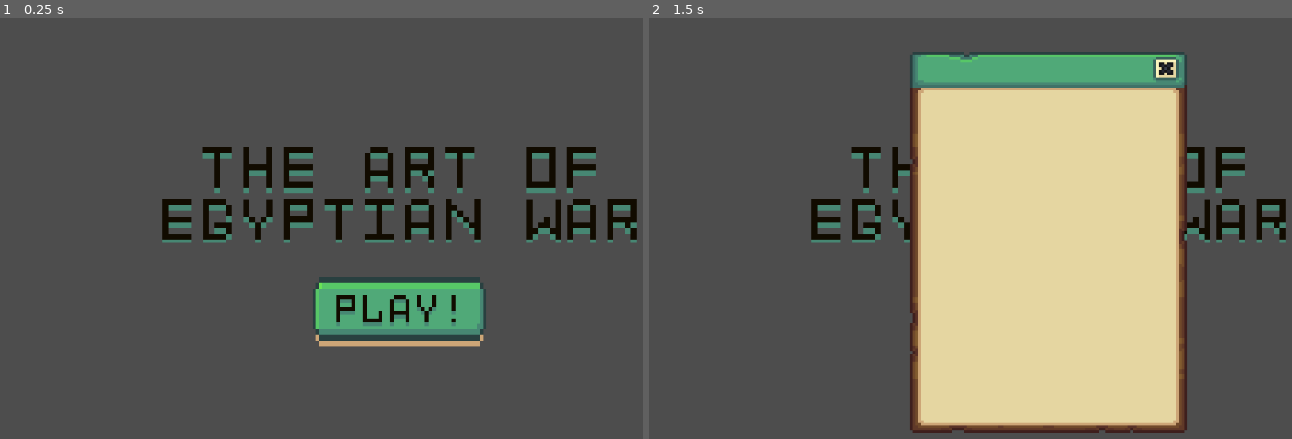
Above: before the commit, frames 1-2 (left to right).
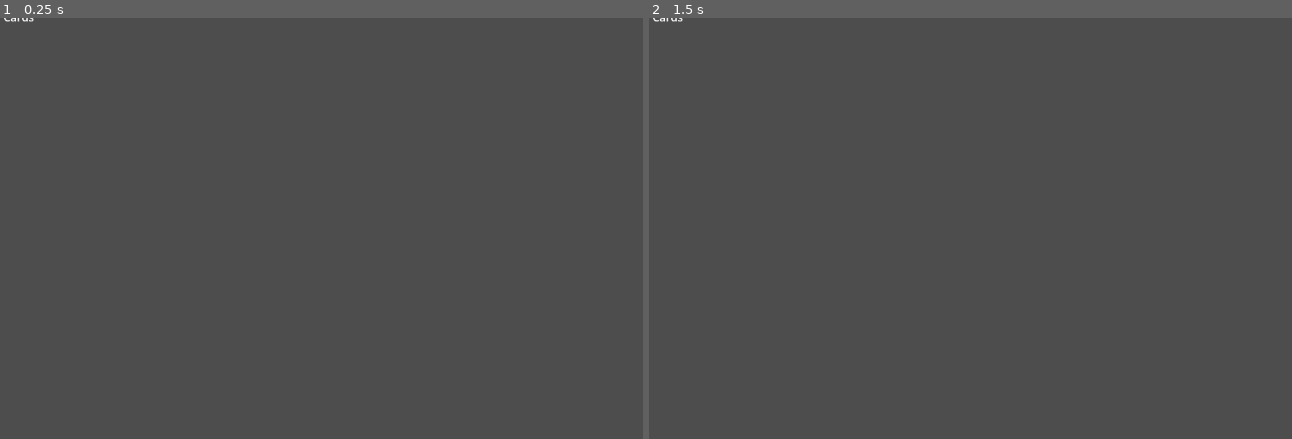
Above: after the commit, the same moments.

Repository: spicywheatbread/art-of-egyptian-war
Game: Godot game, scene res://Assets/Scenes/GameObjects/pile.tscn
Two runs of this game, one before a commit and one after it. Both use one fixed random seed, a clock stepped at 60 frames per second and the inputs below. Before the commit the project starts from res://Assets/Scenes/Login.tscn.
Inputs (mouse positions are in pixels of both pictures, inside the frame that each line leads up to):
- Up to frame 1 (0.25 s): no input
- Up to frame 2 (1.5 s): click (1047, 312) at 0.5 s, where only the run before the commit has a clickable "PLAY!"; click (1047, 312) at 1.25 s, where only the run before the commit has a clickable "PLAY!"

The runs differ from the first frame. In frame 1, 10% of the frame differs, in the area x 0-100%, y 0-79%; in frame 2, 41%, in the area x 0-100%, y 0-99%.

Commit message:
login stuff

Diff:
--- a/Assets/Scenes/Game.tscn
+++ b/Assets/Scenes/Game.tscn
@@ -1,3 +1,5 @@
 [gd_scene format=3 uid="uid://6su23eo7208j"]
 
 [node name="Game" type="Node2D" unique_id=156695613]
+
+[node name="CanvasLayer" type="CanvasLayer" parent="." unique_id=1307791960]
--- a/Assets/Scenes/Login.tscn
+++ b/Assets/Scenes/Login.tscn
@@ -17,9 +17,11 @@
 atlas = ExtResource("1_spjw4")
 region = Rect2(7, 0, 98, 149)
 
-[node name="Login" type="Node2D" unique_id=1569486102 node_paths=PackedStringArray("loginPopup")]
+[node name="Login" type="Node2D" unique_id=1569486102 node_paths=PackedStringArray("popupContainer", "userNameInput", "passwordInput")]
 script = ExtResource("1_qduus")
-loginPopup = NodePath("CanvasLayer/PopupContainer")
+popupContainer = NodePath("CanvasLayer/PopupContainer")
+userNameInput = NodePath("CanvasLayer/PopupContainer/LoginPopup/username")
+passwordInput = NodePath("CanvasLayer/PopupContainer/LoginPopup/password")
 
 [node name="CanvasLayer" type="CanvasLayer" parent="." unique_id=228981683]
 
@@ -112,4 +114,77 @@
 layout_mode = 2
 texture = SubResource("AtlasTexture_spjw4")
 
+[node name="username" type="LineEdit" parent="CanvasLayer/PopupContainer/LoginPopup" unique_id=582300464]
+custom_minimum_size = Vector2(10, 10)
+layout_mode = 1
+anchors_preset = 8
+anchor_left = 0.5
+anchor_top = 0.5
+anchor_right = 0.5
+anchor_bottom = 0.5
+offset_left = -146.0
+offset_top = 42.0
+offset_right = 154.0
+offset_bottom = 94.0
+grow_horizontal = 2
+grow_vertical = 2
+placeholder_text = "username"
+
+[node name="password" type="LineEdit" parent="CanvasLayer/PopupContainer/LoginPopup" unique_id=1193862933]
+custom_minimum_size = Vector2(10, 10)
+layout_mode = 1
+anchors_preset = 8
+anchor_left = 0.5
+anchor_top = 0.5
+anchor_right = 0.5
+anchor_bottom = 0.5
+offset_left = -145.0
+offset_top = 100.0
+offset_right = 155.0
+offset_bottom = 152.0
+grow_horizontal = 2
+grow_vertical = 2
+placeholder_text = "password"
+
+[node name="close" type="Button" parent="CanvasLayer/PopupContainer/LoginPopup" unique_id=1797764591]
+modulate = Color(1, 1, 1, 0)
+layout_mode = 1
+anchors_preset = -1
+anchor_left = 0.924
+anchor_top = 0.044000003
+anchor_right = 0.924
+anchor_bottom = 0.044000003
+offset_left = -15.600006
+offset_top = -14.200003
+offset_right = 15.399994
+offset_bottom = 13.799997
+mouse_default_cursor_shape = 2
+
+[node name="submit_button" type="Button" parent="CanvasLayer/PopupContainer/LoginPopup" unique_id=339105567]
+layout_mode = 1
+anchors_preset = -1
+anchor_left = 0.49
+anchor_top = 0.87500006
+anchor_right = 0.49
+anchor_bottom = 0.87500006
+offset_left = -81.0
+offset_top = -14.2500305
+offset_right = 81.0
+offset_bottom = 30.74997
+grow_horizontal = 2
+grow_vertical = 2
+text = "Submit"
+
+[node name="forgot_button" type="LinkButton" parent="CanvasLayer/PopupContainer/LoginPopup" unique_id=807943178]
+layout_mode = 0
+offset_left = 129.0
+offset_top = 436.0
+offset_right = 267.0
+offset_bottom = 459.0
+theme_override_colors/font_color = Color(0.014738689, 0.17609957, 0.12825811, 1)
+text = "forgot password? "
+
 [connection signal="pressed" from="CanvasLayer/LoginContainer/VBoxContainer/PlayButton" to="." method="_toggle_login"]
+[connection signal="pressed" from="CanvasLayer/PopupContainer/LoginPopup/close" to="." method="_on_close_pressed"]
+[connection signal="pressed" from="CanvasLayer/PopupContainer/LoginPopup/submit_button" to="." method="_on_submit_button_pressed"]
+[connection signal="pressed" from="CanvasLayer/PopupContainer/LoginPopup/forgot_button" to="." method="_on_forgot_button_pressed"]
--- a/Assets/Scripts/login.gd
+++ b/Assets/Scripts/login.gd
@@ -2,20 +2,45 @@
 
 
 # Exports
-@export var loginPopup : Node
-
+@export var popupContainer : Node
+@export var userNameInput : LineEdit
+@export var passwordInput : LineEdit
 
 # Called when the node enters the scene tree for the first time.
 func _ready() -> void:
 	# Hide login
-	loginPopup.visible = false;
-
+	popupContainer.visible = false
 
 # Called every frame. 'delta' is the elapsed time since the previous frame.
 func _process(delta: float) -> void:
 	pass
 
+func _toggle_login() -> void:
+	print("kaitlyn clicked");
+	popupContainer.visible = true
 
-func _toggle_login() -> void:
-	print("clicked");
-	loginPopup.visible = true;
+func _on_close_pressed() -> void:
+	popupContainer.visible = false
+
+func _on_submit_button_pressed() -> void:
+	var username = userNameInput.text.strip_edges()
+	var password = passwordInput.text.strip_edges()
+	if username == null:
+		print ("username is null.. ")
+		return
+	if password == null:
+		print ("password is null.. ")
+		return
+
+	var login_data = {
+		"username" : username,
+		"password" : password
+	}
+
+	print (JSON.stringify(login_data)) # TODO actually do something with this
+
+func _on_forgot_button_pressed() -> void:
+	var popup = AcceptDialog.new()
+	popup.dialog_text = "too badd"
+	add_child(popup)
+	popup.popup_centered()
--- a/project.godot
+++ b/project.godot
@@ -11,7 +11,7 @@
 [application]
 
 config/name="EgyptianWar"
-run/main_scene="uid://dqryd53k7p17l"
+run/main_scene="uid://rg70vbowntkn"
 config/features=PackedStringArray("4.6", "Forward Plus")
 config/icon="res://Assets/Images/icon.svg"
 
Not shown, changed: .gitignore
